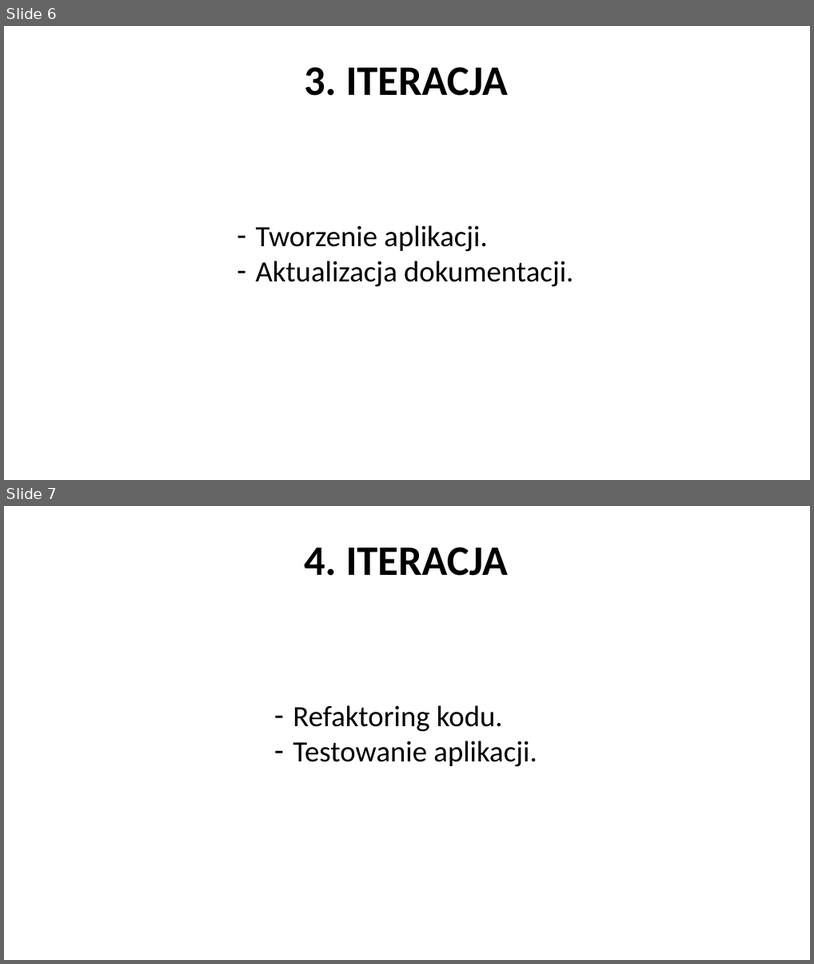
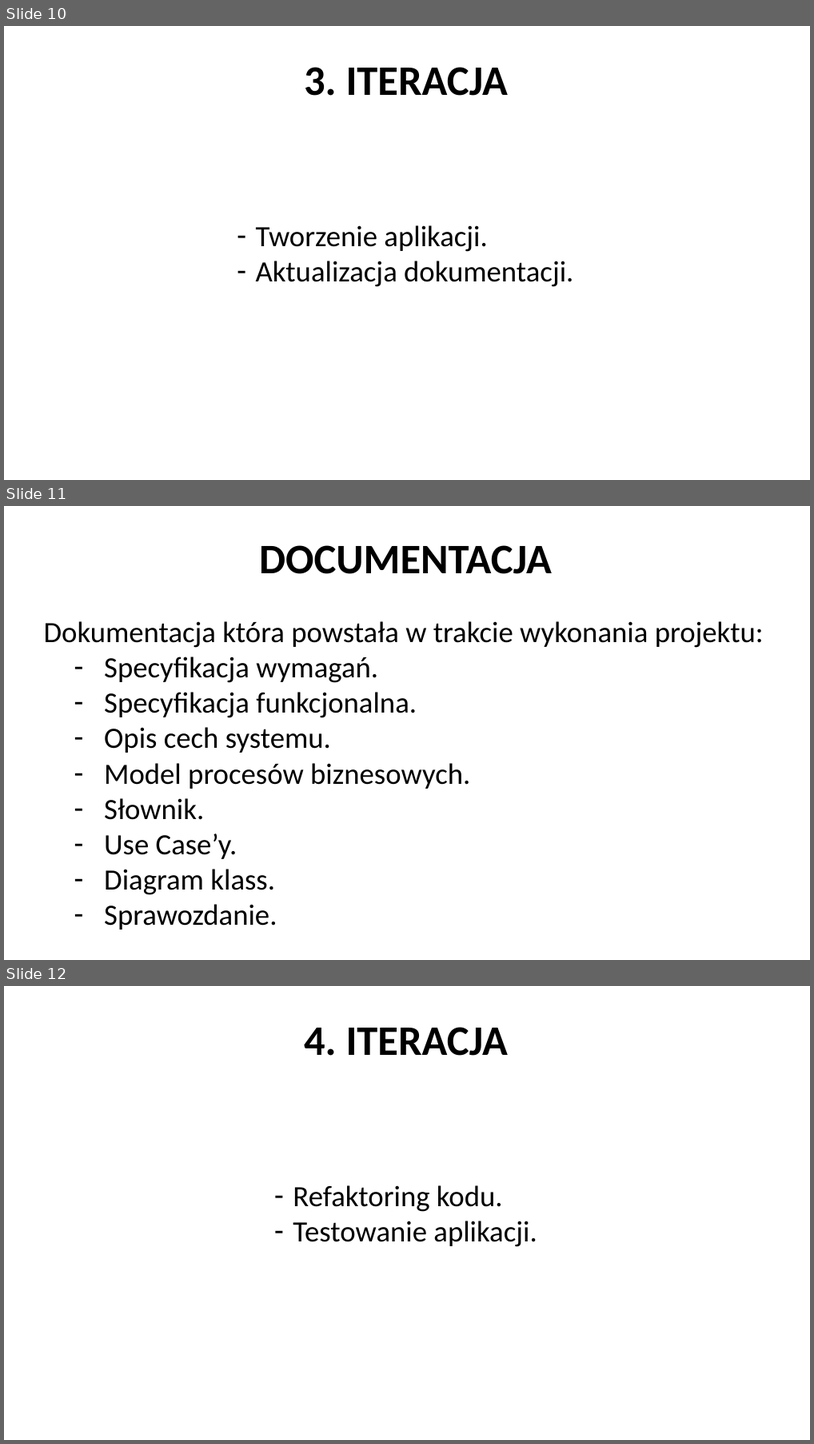
Before and after one commit to ivanprokopets/Team-Project, a slide deck: Documentation/Presentation/Presentation.pptx. Shown one above the other, each under a label of ours: slides 6 and 7 before the commit, slides 10, 11 and 12 after it. The pictures are 814x964 and 814x1444 pixels, drawn with LibreOffice and Linux fonts; fonts in the diff are those of the drawing; background and template pictures are left out. Boxes give left, top, right and bottom in pixels: in the first picture for what was removed or moved away, otherwise in the second. Text is boxed around its words. In the diff, an @@ line names an element or a change of style, - is before the commit and + after.

```diff
--- a/Documentation/Presentation/Presentation.pptx
+++ b/Documentation/Presentation/Presentation.pptx
@@ slide 11 added at [4,506,810,960], background picture (left out) @@
@@ text added at [259,545,552,574], 50 pt, text #000000, bold @@
+DOCUMENTACJA
@@ text added at [44,621,764,929], 35 pt, text #000000 @@
+Dokumentacja która powstała w trakcie wykonania projektu:
+  – Specyfikacja wymagań.
+  – Specyfikacja funkcjonalna.
+  – Opis cech systemu.
+  – Model procesów biznesowych.
+  – Słownik.
+  – Use Case’y.
+  – Diagram klass.
+  – Sprawozdanie.
@@ what was slide 6 is now slide 10 @@
@@ what was slide 7 is now slide 12 @@
```
Also in this commit, not shown: 1 slide changed, 15 other slides added.
